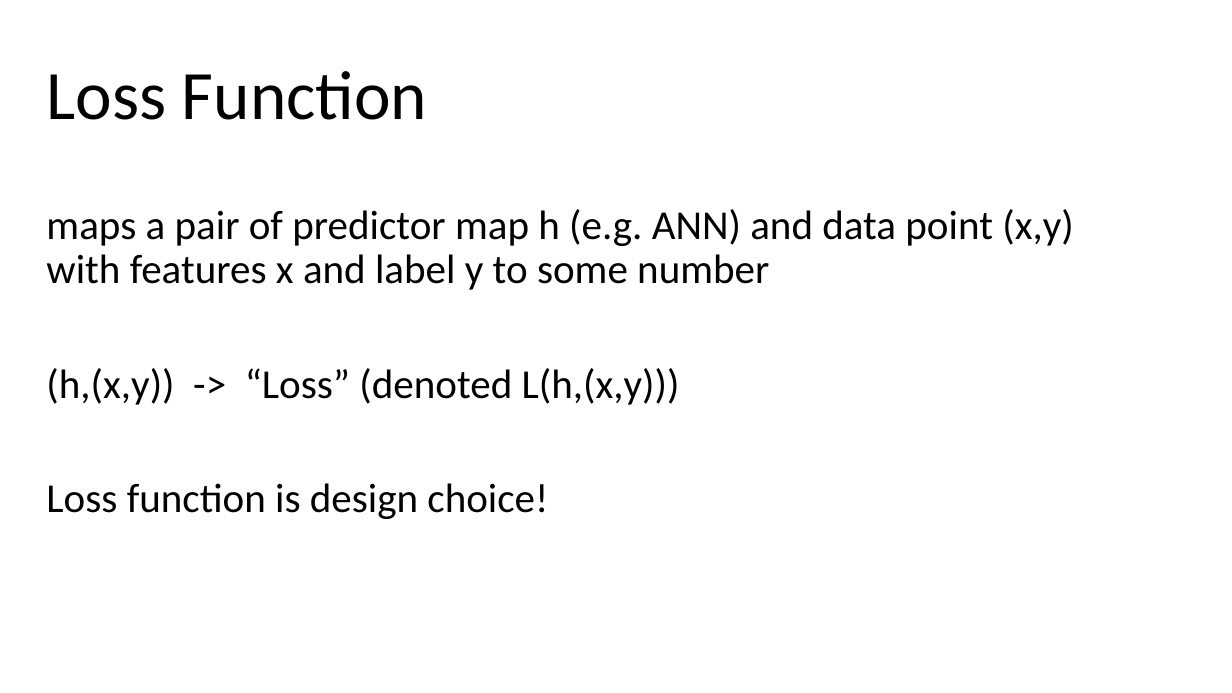
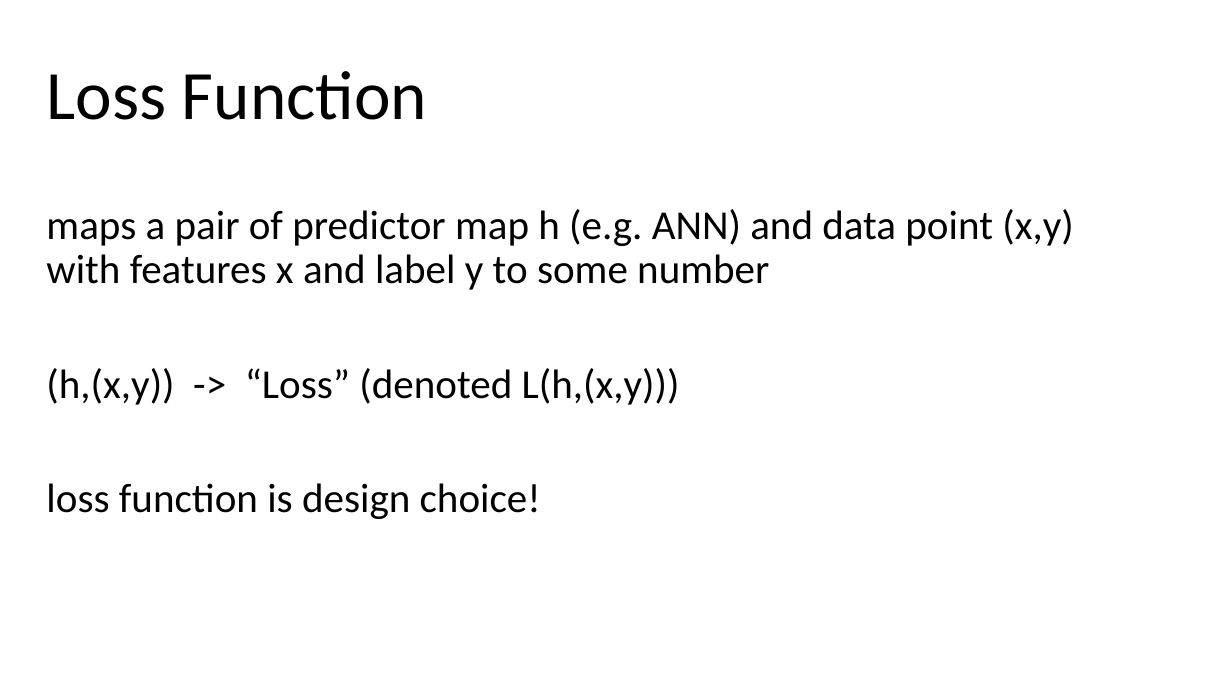
Before and after one commit to alexjungaalto/DeepLearningPython, a slide deck: slide 44 of slides/ThreeComponentsML.pptx. Drawn at 1232x693 pixels with LibreOffice and Linux fonts; fonts in the diff are those of the drawing. Boxes give left, top, right and bottom in pixels: in the first picture for what was removed or moved away, otherwise in the second. Text is boxed around its words. In the diff, an @@ line names an element or a change of style, - is before the commit and + after.

```diff
--- a/slides/ThreeComponentsML.pptx
+++ b/slides/ThreeComponentsML.pptx
@@ text at (x1=46, y1=483, x2=541, y2=519): text changed @@
-Loss function is design choice!
+loss function is design choice!
```
Also in this commit, not shown: 7 other slides changed, 1 slide added, 2 other files.
